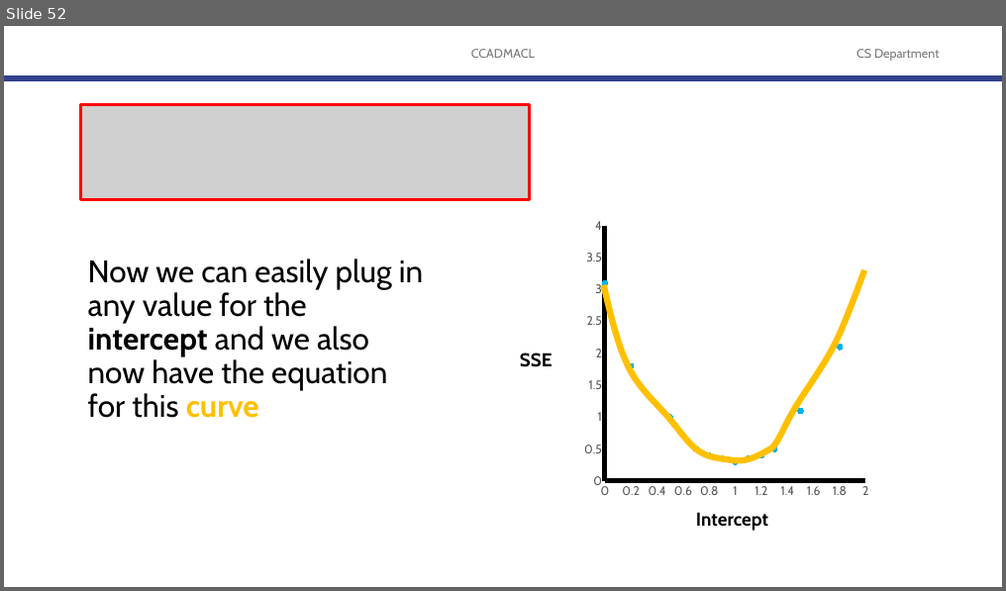
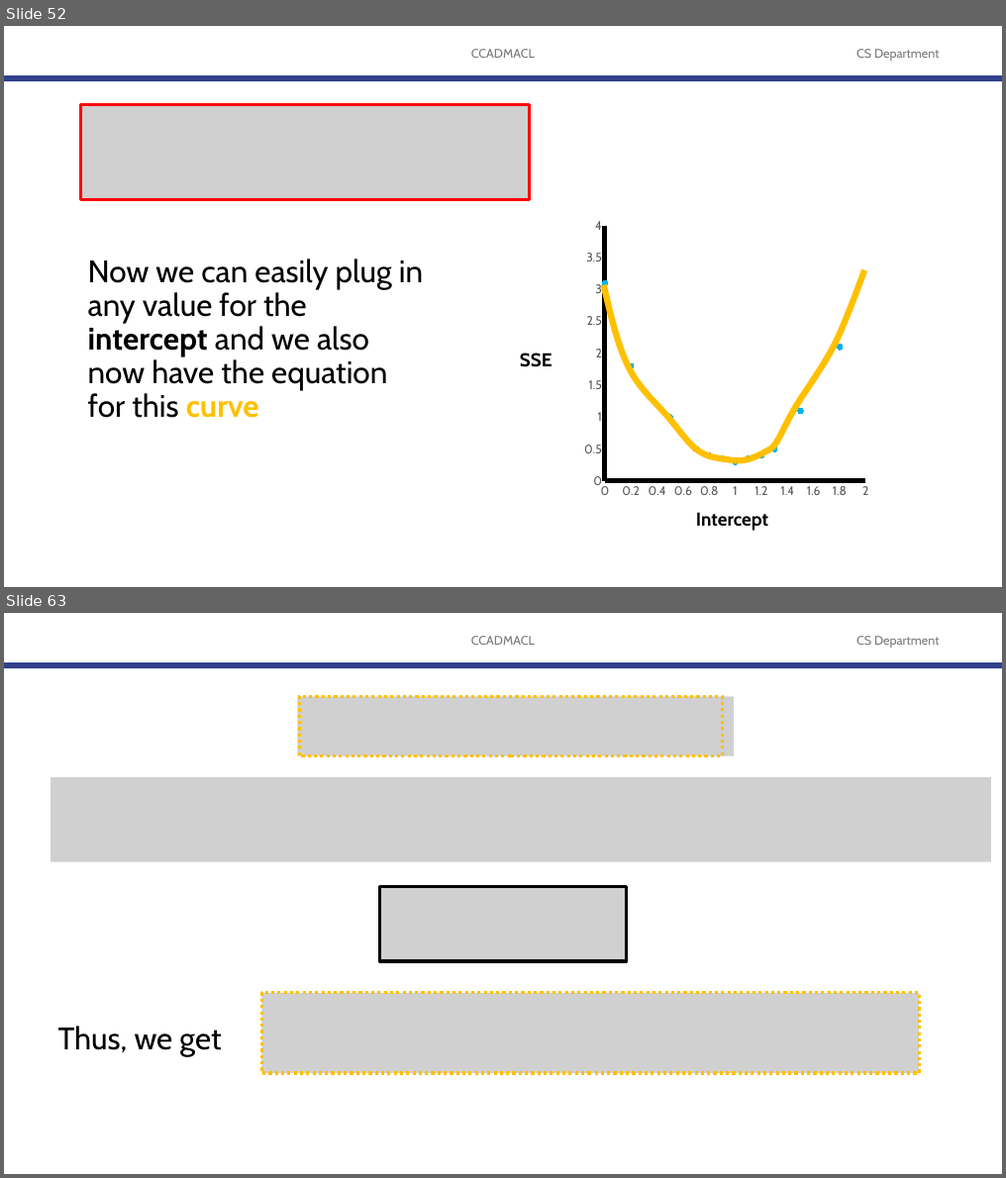
Before and after one commit to robitussin/CCDEPLRL, a slide deck: 2 - Training Neural Networks/Gradient Descent.pptx. Shown one above the other, each under a label of ours: slide 52 before the commit, slides 52 and 63 after it; the slides between them are not shown. The pictures are 1006x591 and 1006x1178 pixels, drawn with LibreOffice and Linux fonts; fonts in the diff are those of the drawing; grey boxes stand for pictures; background and template pictures are left out. Boxes give left, top, right and bottom in pixels: in the first picture for what was removed or moved away, otherwise in the second. Text is boxed around its words. In the diff, an @@ line names an element or a change of style, - is before the commit and + after.

```diff
--- a/2 - Training Neural Networks/Gradient Descent.pptx
+++ b/2 - Training Neural Networks/Gradient Descent.pptx
@@ slide 63 added at bbox=[4, 613, 1002, 1174], background #FFFFFF; not listed: 3 template elements that a slide beside it also shows @@
@@ picture added at bbox=[297, 697, 734, 757] @@
@@ rectangle added at bbox=[299, 697, 722, 757], outline #FFC000 3 pt dashed @@
@@ picture added at bbox=[51, 777, 991, 862] @@
@@ picture added at bbox=[380, 887, 627, 961] @@
@@ picture added at bbox=[262, 993, 920, 1073] @@
@@ text added at bbox=[58, 1026, 221, 1057], 30 pt, text #000000 @@
+Thus, we get
```
Also in this commit, not shown: 6 slides changed, 48 other slides added.
